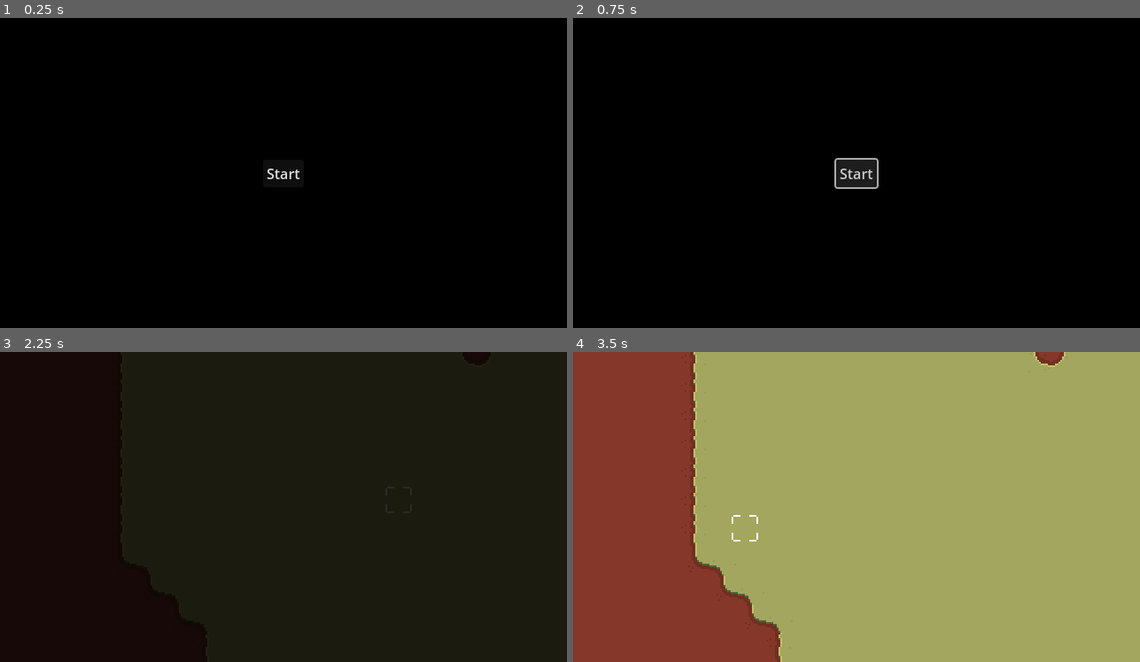
Above: before the commit, frames 1-4 (two rows, left to right).
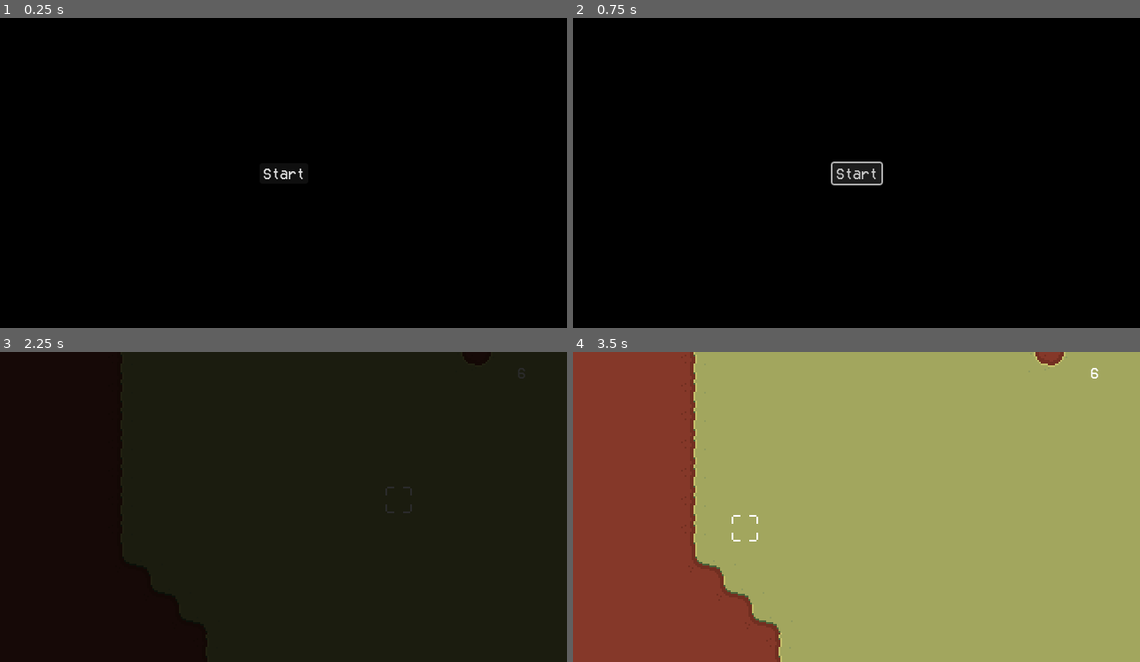
Above: after the commit, the same moments.

Repository: Resben/village-mayhem
Game: Godot game, scene res://scenes/ui/controller.tscn
The game is run twice, just before and just after one commit, with the same random seed, the same clock (stepped at 60 frames per second) and the same inputs. The engine's default icon, where the game draws it, is replaced by a stand-in: a white triangle on a blue panel in a dark square.
Inputs (mouse positions are in pixels of both pictures, inside the frame that each line leads up to):
- Up to frame 1 (0.25 s): no input
- Up to frame 2 (0.75 s): click "Start" at 0.5 s
- Up to frame 3 (2.25 s): click "Start" at 1.25 s; tap Enter at 2 s; move the mouse to (408, 491) at 2.02 s; tap Middle mouse button (drag) at 2.1 s
- Up to frame 4 (3.5 s): move the mouse to (743, 522) at 2.77 s; click (743, 522) at 2.85 s

The runs differ from the first frame. In frame 1, 0.1% of the frame differs, in the area x 46-54%, y 48-52%; in frame 2, 0.5%, in the area x 45-55%, y 45-56%; in frame 3, less than 0.1%; in frame 4, less than 0.1%.

Commit message:
[Feature] Basic priority system + house construction

Diff:
--- /dev/null
+++ b/resources/main_theme.tres
@@ -0,0 +1,6 @@
+[gd_resource type="Theme" load_steps=2 format=3 uid="uid://cbh8r1lpvqme5"]
+
+[ext_resource type="FontFile" uid="uid://cuixl7sx8wmkr" path="res://assets/font/pixelFont.ttf" id="1_4qik1"]
+
+[resource]
+default_font = ExtResource("1_4qik1")
--- a/resources/village_tileset.tres
+++ b/resources/village_tileset.tres
@@ -9,6 +9,7 @@
 1:0/0 = 0
 0:1/0 = 0
 1:1/0 = 0
+0:2/0 = 0
 
 [resource]
 tile_size = Vector2i(64, 64)
--- a/scenes/ai/villager.gd
+++ b/scenes/ai/villager.gd
@@ -8,6 +8,7 @@
 
 var in_house = false
 var is_returning = false
+var is_working = false
 
 func _ready():
 	$Sprite2D.texture = Global.get_random_villager()
@@ -30,6 +31,23 @@
 	visible = true
 	in_house = false
 	is_returning = false
+
+func work(id):
+	match id:
+		"food":
+			pass
+		"wood":
+			pass
+		"mine":
+			pass
+		"repair":
+			pass
+		"build":
+			pass
+		"farm":
+			pass
+		"new_mine":
+			pass
 
 func _physics_process(delta):
 	if in_house:
--- a/scenes/ai/villager.tscn
+++ b/scenes/ai/villager.tscn
@@ -2,6 +2,21 @@
 
 [ext_resource type="Script" path="res://scenes/ai/villager.gd" id="1_o06ye"]
 [ext_resource type="Texture2D" uid="uid://3hgk31bfs8b3" path="res://assets/temp/villager_1_sheet.png" id="1_s0pjq"]
+
+[sub_resource type="Animation" id="Animation_kaiik"]
+length = 0.001
+tracks/0/type = "value"
+tracks/0/imported = false
+tracks/0/enabled = true
+tracks/0/path = NodePath("Sprite2D:frame")
+tracks/0/interp = 1
+tracks/0/loop_wrap = true
+tracks/0/keys = {
+"times": PackedFloat32Array(0),
+"transitions": PackedFloat32Array(1),
+"update": 1,
+"values": [0]
+}
 
 [sub_resource type="Animation" id="Animation_gfhei"]
 resource_name = "walk"
@@ -18,21 +33,6 @@
 "transitions": PackedFloat32Array(1, 1, 1, 1, 1),
 "update": 1,
 "values": [0, 1, 2, 3, 4]
-}
-
-[sub_resource type="Animation" id="Animation_kaiik"]
-length = 0.001
-tracks/0/type = "value"
-tracks/0/imported = false
-tracks/0/enabled = true
-tracks/0/path = NodePath("Sprite2D:frame")
-tracks/0/interp = 1
-tracks/0/loop_wrap = true
-tracks/0/keys = {
-"times": PackedFloat32Array(0),
-"transitions": PackedFloat32Array(1),
-"update": 1,
-"values": [0]
 }
 
 [sub_resource type="AnimationLibrary" id="AnimationLibrary_xjsdi"]
--- a/scenes/global.gd
+++ b/scenes/global.gd
@@ -1,6 +1,13 @@
 extends Node
 
+var villager_references = []
+var house_references = []
+var farm_references = []
+var mine_references = []
+
 var cpu
+var population = 0
+var hud
 
 var villagers = [
 	preload("res://assets/temp/villager_1_sheet.png")
@@ -11,3 +18,19 @@
 func get_random_villager() -> Texture2D:
 	var rand = randi_range(0, villagers.size())
 	return villagers[rand - 1]
+
+func add_population(num):
+	population += num
+	hud.update_population()
+
+func remove_population(num):
+	population -= num
+	hud.update_population()
+
+func get_broken_buildings():
+	var refs = []
+	for h in house_references:
+		if h.is_broken:
+			refs.push_back(h)
+
+	return refs
--- a/scenes/level/CPU.gd
+++ b/scenes/level/CPU.gd
@@ -3,15 +3,105 @@
 
 @export var village_map : TileMap
 
-var villagers = []
+var resources = {
+	"food" : 250,
+	"wood" : 200,
+	"materials" : 0
+}
 
 func _ready():
 	Global.cpu = self
+	$ActionTimer.start()
 
 func add_villager(villager : Villager):
 	add_child(villager)
-	villagers.push_back(villager)
+	Global.villager_references.push_back(villager)
 
 func on_disaster():
-	for v in villagers:
+	for v in Global.villager_references:
 		v.return_to_house()
+
+func _on_action_timeout():
+	var available_villagers = []
+	for v in Global.villager_references:
+		if !v.is_working:
+			available_villagers.push_back(v)
+
+	var priorities = calculate_priorities(available_villagers.size())
+
+	$ActionTimer.start()
+
+func calculate_priorities(num_available_villagers) -> Dictionary:
+	var total_villagers = Global.villager_references.size()
+
+	if resources["food"] < 1:
+		resources["food"] = 1
+	if resources["wood"] < 1:
+		resources["wood"] = 1
+	if resources["materials"] < 1:
+		resources["materials"] = 1
+
+	var food_priority = float(total_villagers * 30 / resources["food"])
+	var wood_priority = float(50 / resources["wood"])
+	var mine_priority = 0.0
+	if Global.mine_references.size() != 0:
+		mine_priority = float(50 / resources["materials"])
+
+	var num_broken_buildings = Global.get_broken_buildings().size()
+	var num_farms = Global.farm_references.size()
+
+	var repair_priority = 0.0
+	if num_broken_buildings > 0 and resources["wood"] >= 25: # 25 cost to repair
+		repair_priority = float(num_broken_buildings * 25 / resources["wood"])
+
+	var build_priority = 0.0
+	if num_broken_buildings == 0 and resources["wood"] >= 50:
+		build_priority = float(resources["wood"] / 50)
+
+	var new_farm_priority = 0.0
+	if num_farms == 0:
+		new_farm_priority = 5.0
+	elif total_villagers / Global.farm_references.size() > 10:
+		new_farm_priority = float(total_villagers * 10 / Global.farm_references.size())
+
+	var new_mine_priority = 0.0
+	if resources["wood"] >= 100:
+		var required_mines = Global.farm_references.size() / 5
+		if Global.mine_references.size() < required_mines:
+			new_mine_priority = float(required_mines - Global.mine_references.size())
+
+	var total_priority = food_priority + wood_priority + mine_priority + repair_priority + build_priority + new_farm_priority + new_mine_priority
+
+	var normalized_food = food_priority / total_priority
+	var normalized_wood = wood_priority / total_priority
+	var normalized_mine = mine_priority / total_priority
+	var normalized_repair = repair_priority / total_priority
+	var normalized_build = build_priority / total_priority
+	var normalized_farm = new_farm_priority / total_priority
+	var normalized_new_mine = new_mine_priority / total_priority
+
+	var food_villagers = int(normalized_food * num_available_villagers)
+	var wood_villagers = int(normalized_wood * num_available_villagers)
+	var mine_villagers = int(normalized_mine * num_available_villagers)
+	var repair_villagers = int(normalized_repair * num_available_villagers)
+	var build_villagers = int(normalized_build * num_available_villagers)
+	var farm_villagers = int(normalized_farm * num_available_villagers)
+	var new_mine_villagers = int(normalized_new_mine * num_available_villagers)
+
+	return {
+		"food" : food_villagers,
+		"wood" : wood_villagers,
+		"mine" : mine_villagers,
+		"repair" : repair_villagers,
+		"build" : build_villagers,
+		"farm" : farm_villagers,
+		"new_mine" : new_mine_villagers
+	}
+
+
+func assign_workers(priorities, villagers):
+	var i = 0
+	for p in priorities:
+		for v in priorities[p]:
+			villagers[i].work[p]
+			i += 1
--- /dev/null
+++ b/scenes/level/farm.gd
@@ -0,0 +1,2 @@
+extends Node2D
+class_name Farm
--- /dev/null
+++ b/scenes/level/farm.tscn
@@ -0,0 +1,8 @@
+[gd_scene load_steps=2 format=3 uid="uid://c30jksr0b3pns"]
+
+[ext_resource type="Script" path="res://scenes/level/farm.gd" id="1_qe5d3"]
+
+[node name="Farm" type="Node2D"]
+script = ExtResource("1_qe5d3")
+
+[node name="Sprite2D" type="Sprite2D" parent="."]
--- a/scenes/level/house.gd
+++ b/scenes/level/house.gd
@@ -3,19 +3,30 @@
 
 var residents = []
 
+@export var is_townhall : bool
 @onready var door_pos = $Door.global_position
+
+@export var underconstruction : Texture2D
+@export var built : Texture2D
+@export var destroyed : Texture2D
+
 var villagers_left = 0
+var is_under_construction = true
+var construction_percentage = 0
 
 func _ready():
-	var rand_villagers = randi_range(2, 5)
-	for i in rand_villagers:
-		var vill = Global.villager.instantiate()
-		vill.global_position = door_pos
-		vill.in_house = true
-		vill.house = self
-		Global.cpu.add_villager(vill)
-		residents.push_back(vill)
-	leave_house()
+	if is_townhall:
+		is_under_construction = false
+		spawn_villagers()
+		$Sprite2D.texture = built
+	else:
+		$Sprite2D.texture = underconstruction
+
+func build():
+	construction_percentage += 1
+	if construction_percentage == 100:
+		is_under_construction = false
+		$Sprite2D.texture = built
 
 func leave_house():
 	$LeaveHouse.start()
@@ -26,3 +37,27 @@
 		residents[villagers_left].exit_house(Vector2(randi_range(40, 80), randi_range(40, 80)) + global_position)
 		$LeaveHouse.start()
 		villagers_left += 1
+
+func on_house_destroyed():
+	Global.remove_population(residents.size())
+
+func on_house_repaired():
+	Global.add_population(residents.size())
+
+func spawn_villagers():
+	var rand_villagers
+	if is_townhall:
+		rand_villagers = randi_range(5, 10)
+	else:
+		rand_villagers = randi_range(2, 5)
+
+	Global.add_population(rand_villagers)
+
+	for i in rand_villagers:
+		var vill = Global.villager.instantiate()
+		vill.global_position = door_pos
+		vill.in_house = true
+		vill.house = self
+		Global.cpu.add_villager(vill)
+		residents.push_back(vill)
+	leave_house()
--- a/scenes/level/house.tscn
+++ b/scenes/level/house.tscn
@@ -1,10 +1,14 @@
-[gd_scene load_steps=3 format=3 uid="uid://dkm7f7jggkwyg"]
+[gd_scene load_steps=4 format=3 uid="uid://dkm7f7jggkwyg"]
 
 [ext_resource type="Script" path="res://scenes/level/house.gd" id="1_rwma6"]
 [ext_resource type="Texture2D" uid="uid://bauo0k8ih1wl3" path="res://assets/temp/house.png" id="1_tnlkl"]
+[ext_resource type="Texture2D" uid="uid://c44mf2j1x3lge" path="res://icon.svg" id="2_ehpia"]
 
 [node name="House" type="Node2D"]
 script = ExtResource("1_rwma6")
+underconstruction = ExtResource("2_ehpia")
+built = ExtResource("1_tnlkl")
+destroyed = ExtResource("2_ehpia")
 
 [node name="Sprite2D" type="Sprite2D" parent="."]
 texture_filter = 1
--- a/scenes/level/main.tscn
+++ b/scenes/level/main.tscn
@@ -54,11 +54,13 @@
 script = ExtResource("9_lrpbx")
 
 [node name="ActionTimer" type="Timer" parent="CPU"]
+wait_time = 3.0
+one_shot = true
 
 [node name="VillageTileMap" type="TileMap" parent="." node_paths=PackedStringArray("display_map")]
 tile_set = ExtResource("4_y4t7t")
 format = 2
-layer_0/tile_data = PackedInt32Array(720908, 0, 0, 720909, 0, 0, 720910, 0, 0)
+layer_0/tile_data = PackedInt32Array(589839, 0, 2)
 script = ExtResource("5_iu43c")
 display_map = NodePath("../DisplayTileMap")
 
@@ -79,3 +81,5 @@
 limit_bottom = 1500
 editor_draw_limits = true
 script = ExtResource("4_crpwy")
+
+[connection signal="timeout" from="CPU/ActionTimer" to="CPU" method="_on_action_timeout"]
--- /dev/null
+++ b/scenes/level/town_hall.tscn
@@ -0,0 +1,28 @@
+[gd_scene load_steps=4 format=3 uid="uid://c33pktdldj78b"]
+
+[ext_resource type="Script" path="res://scenes/level/house.gd" id="1_pk5v8"]
+[ext_resource type="Texture2D" uid="uid://c44mf2j1x3lge" path="res://icon.svg" id="1_sx8o4"]
+[ext_resource type="Texture2D" uid="uid://bauo0k8ih1wl3" path="res://assets/temp/house.png" id="3_5iv38"]
+
+[node name="TownHall" type="Node2D"]
+texture_filter = 1
+script = ExtResource("1_pk5v8")
+is_townhall = true
+underconstruction = ExtResource("1_sx8o4")
+built = ExtResource("3_5iv38")
+destroyed = ExtResource("1_sx8o4")
+
+[node name="Sprite2D" type="Sprite2D" parent="."]
+position = Vector2(-13.5, -14.5)
+scale = Vector2(0.789063, 0.773438)
+texture = ExtResource("1_sx8o4")
+
+[node name="Door" type="Node2D" parent="."]
+position = Vector2(21, 16)
+
+[node name="NavigationObstacle2D" type="NavigationObstacle2D" parent="."]
+vertices = PackedVector2Array(-74, -50, -69, 39, 10, 40, 9, -4, 33, -5, 33, 41, 44, 42, 45, -70, -76, -69)
+
+[node name="LeaveHouse" type="Timer" parent="."]
+
+[connection signal="timeout" from="LeaveHouse" to="." method="_on_leave_house_timeout"]
--- a/scenes/level/village_tile_controller.gd
+++ b/scenes/level/village_tile_controller.gd
@@ -6,21 +6,24 @@
 	"house" : Vector2i(0, 0),
 	"crop" : Vector2i(1, 0),
 	"mine" : Vector2i(0, 1),
-	"tree" : Vector2i(1, 1)
+	"tree" : Vector2i(1, 1),
+	"town_hall" : Vector2i(0, 2)
 }
 
 var atlas_to_id = {
 	Vector2i(0, 0) : "house",
 	Vector2i(1, 0) : "crop",
 	Vector2i(0, 1) : "mine",
-	Vector2i(1, 1) : "tree"
+	Vector2i(1, 1) : "tree",
+	Vector2i(0, 2) : "town_hall"
 }
 
 var id_to_scene = {
 	"house" : preload("res://scenes/level/house.tscn"),
 	"crop" : preload("res://scenes/level/house.tscn"),
 	"mine" : preload("res://scenes/level/house.tscn"),
-	"tree" : preload("res://scenes/level/house.tscn")
+	"tree" : preload("res://scenes/level/house.tscn"),
+	"town_hall" : preload("res://scenes/level/town_hall.tscn")
 }
 
 func _ready():
--- /dev/null
+++ b/scenes/ui/HUD.gd
@@ -0,0 +1,7 @@
+extends Control
+
+func _ready():
+	Global.hud = self
+
+func update_population():
+	$Population.text = str(Global.population)
--- a/scenes/ui/controller.tscn
+++ b/scenes/ui/controller.tscn
@@ -1,10 +1,12 @@
-[gd_scene load_steps=8 format=3 uid="uid://di5rphm7njuh8"]
+[gd_scene load_steps=10 format=3 uid="uid://di5rphm7njuh8"]
 
 [ext_resource type="Script" path="res://scenes/ui/controller.gd" id="1_0b8cs"]
 [ext_resource type="Script" path="res://scenes/ui/startup.gd" id="2_3b7cw"]
+[ext_resource type="Theme" uid="uid://cbh8r1lpvqme5" path="res://resources/main_theme.tres" id="2_o4um2"]
 [ext_resource type="PackedScene" uid="uid://ds0lpe8titpqh" path="res://scenes/level/main.tscn" id="3_fdg15"]
 [ext_resource type="Texture2D" uid="uid://c44mf2j1x3lge" path="res://icon.svg" id="3_vp72e"]
 [ext_resource type="Script" path="res://scenes/ui/transition_player.gd" id="4_uiov0"]
+[ext_resource type="Script" path="res://scenes/ui/HUD.gd" id="5_2nu4n"]
 
 [sub_resource type="Animation" id="Animation_5848y"]
 resource_name = "transition"
@@ -52,6 +54,7 @@
 anchor_bottom = 1.0
 grow_horizontal = 2
 grow_vertical = 2
+theme = ExtResource("2_o4um2")
 script = ExtResource("2_3b7cw")
 main = ExtResource("3_fdg15")
 
@@ -80,11 +83,25 @@
 text = "Start"
 
 [node name="HUD" type="Control" parent="."]
-visible = false
-layout_mode = 3
-anchors_preset = 0
-offset_right = 40.0
-offset_bottom = 40.0
+layout_mode = 3
+anchors_preset = 15
+anchor_right = 1.0
+anchor_bottom = 1.0
+grow_horizontal = 2
+grow_vertical = 2
+theme = ExtResource("2_o4um2")
+script = ExtResource("5_2nu4n")
+
+[node name="Population" type="Label" parent="HUD"]
+layout_mode = 1
+anchors_preset = 1
+anchor_left = 1.0
+anchor_right = 1.0
+offset_left = -56.0
+offset_top = 16.0
+offset_right = -16.0
+offset_bottom = 39.0
+grow_horizontal = 0
 
 [node name="Paused" type="Control" parent="."]
 visible = false
@@ -94,6 +111,7 @@
 anchor_bottom = 1.0
 grow_horizontal = 2
 grow_vertical = 2
+theme = ExtResource("2_o4um2")
 
 [node name="TextureRect" type="TextureRect" parent="Paused"]
 layout_mode = 1
Binary file added: assets/font/pixelFont.ttf
Not shown, added: assets/font/pixelFont.ttf.import
Binary file changed: assets/temp/VillageDemo.png
